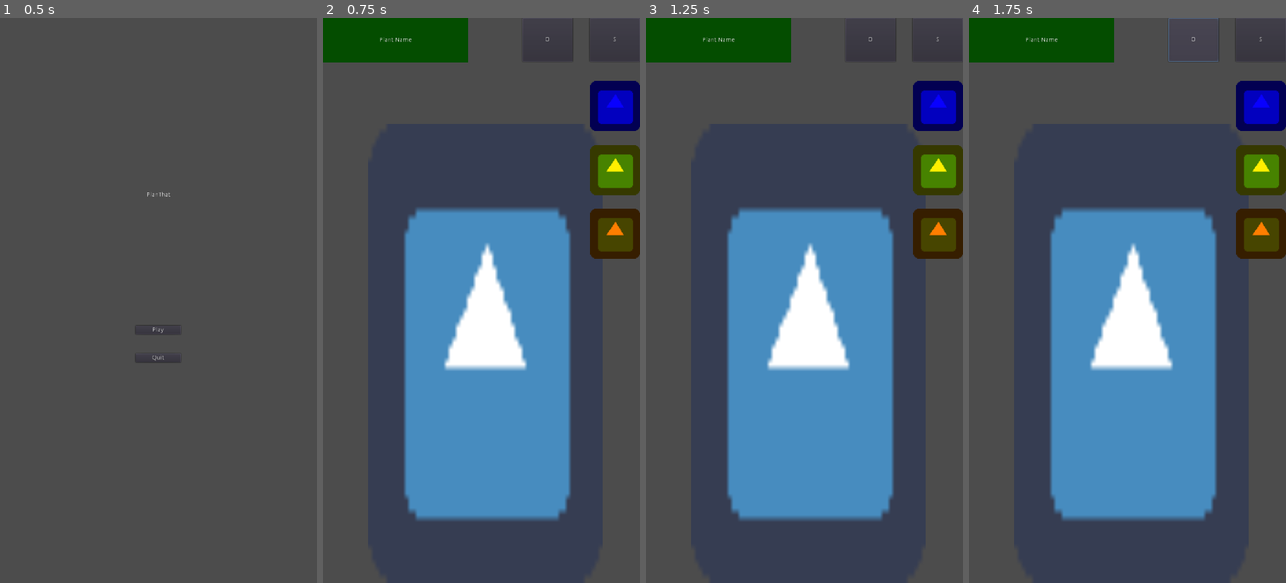
Above: before the commit, frames 1-4 (left to right).
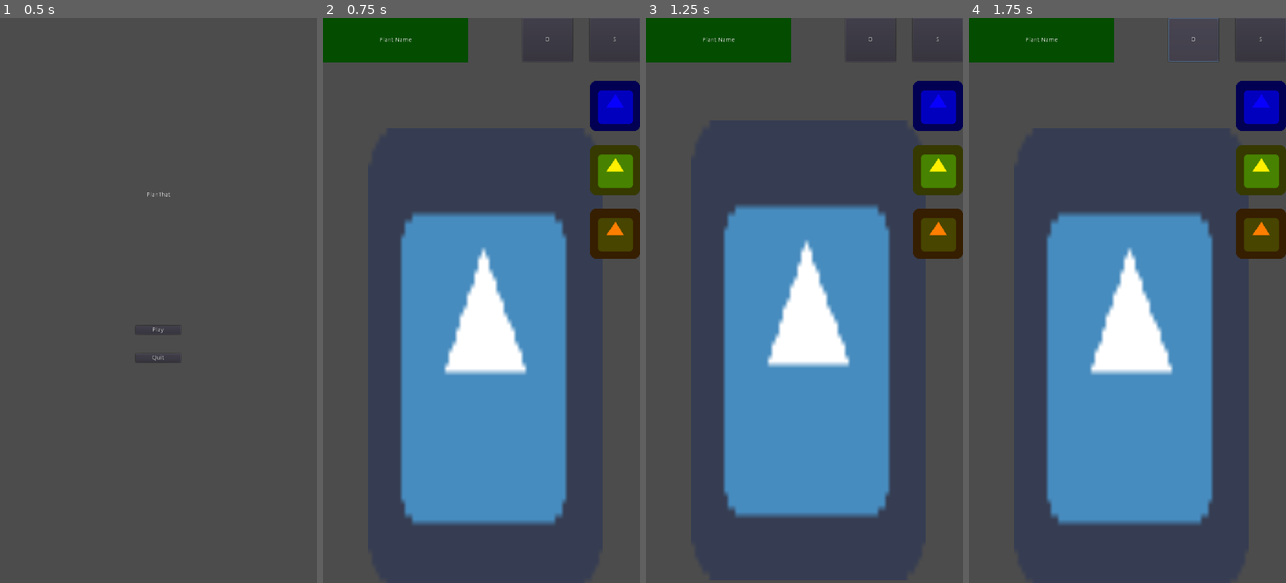
Above: after the commit, the same moments.

Repository: jonathan-santos/planthat
Game: Godot game, scene res://scenes/ui/main_menu.tscn
Same seed, same stepped clock (60 frames per second), same inputs: the game is played once before the commit and once after it. The engine's default icon, where the game draws it, is replaced by a stand-in: a white triangle on a blue panel in a dark square.
Inputs:
- Up to frame 1 (0.5 s): no input
- Up to frame 2 (0.75 s): click "Play" at 0.5 s
- Up to frame 3 (1.25 s): no input
- Up to frame 4 (1.75 s): click "O" at 1.25 s

Frame 1 is identical in both runs. In frame 2, 4.4% of the frame differs, in the area x 24-79%, y 33-90%; in frame 3, 4.1%; in frame 4, 4.4%.

Commit message:
Insert scene plant in scene main

Diff:
--- a/scenes/main.tscn
+++ b/scenes/main.tscn
@@ -1,15 +1,12 @@
 [gd_scene load_steps=4 format=2]
 
-[ext_resource path="res://assets/sprites/icon.png" type="Texture" id=1]
+[ext_resource path="res://scenes/plant.tscn" type="PackedScene" id=1]
 [ext_resource path="res://scenes/ui/gui.tscn" type="PackedScene" id=2]
 [ext_resource path="res://scripts/main.gd" type="Script" id=3]
 
-[node name="Main" type="Node2D"]
+[node name="Main" type="Node"]
 script = ExtResource( 3 )
 
 [node name="GUI" parent="." instance=ExtResource( 2 )]
 
-[node name="Plant" type="Sprite" parent="."]
-position = Vector2( 369.094, 759.887 )
-scale = Vector2( 8.31864, 16.2656 )
-texture = ExtResource( 1 )
+[node name="Plant" parent="." instance=ExtResource( 1 )]
--- a/scripts/main.gd
+++ b/scripts/main.gd
@@ -14,7 +14,8 @@
 	gui.update_food()
 
 	yield(get_tree().create_timer(2), "timeout")
-	plant.modulate = Color(1, 0, 0, 1)
+	plant.die()
 
 	yield(get_tree().create_timer(2), "timeout")
-	plant.flip_v = true
+	OS.alert("Game over")
+	get_tree().change_scene("res://scenes/ui/main_menu.tscn")
